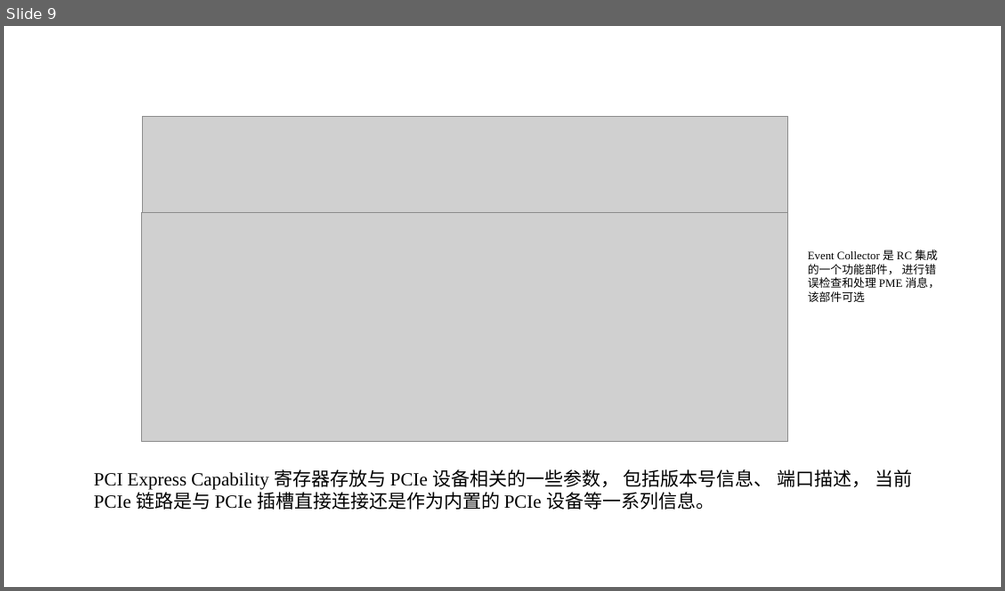
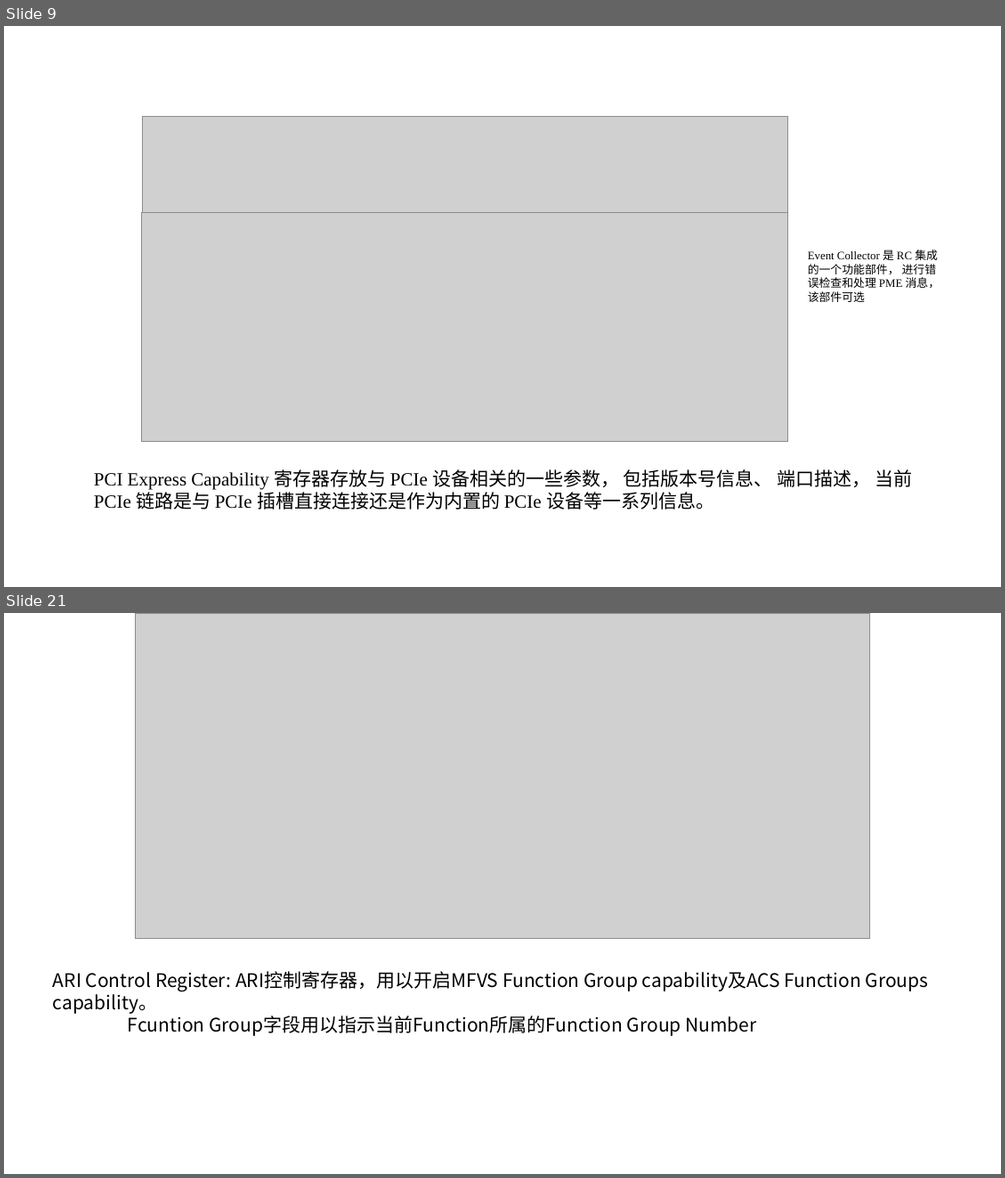
Before and after one commit to HallelujahJ/workspace, a slide deck: reference_doc/pcie/notebook/PCIE协议-Capability结构.pptx. Shown one above the other, each under a label of ours: slide 9 before the commit, slides 9 and 21 after it; the slides between them are not shown. The pictures are 1005x591 and 1005x1178 pixels, drawn with LibreOffice and Linux fonts; fonts in the diff are those of the drawing; grey boxes stand for pictures. Boxes give left, top, right and bottom in pixels: in the first picture for what was removed or moved away, otherwise in the second. Text is boxed around its words. In the diff, an @@ line names an element or a change of style, - is before the commit and + after.

```diff
--- a/reference_doc/pcie/notebook/PCIE协议-Capability结构.pptx
+++ b/reference_doc/pcie/notebook/PCIE协议-Capability结构.pptx
@@ slide 21 added at box(4, 613, 1001, 1174), background #FFFFFF @@
@@ picture added at box(135, 613, 870, 938) @@
@@ text added at box(53, 971, 929, 1036), 18 pt, text #000000 @@
+ARI Control Register: ARI控制寄存器，用以开启MFVS Function Group capability及ACS Function Groups capability。
+Fcuntion Group字段用以指示当前Function所属的Function Group Number
```
Also in this commit, not shown: 2 slides changed, 10 other slides added, 1 slide removed, 7 other files.
